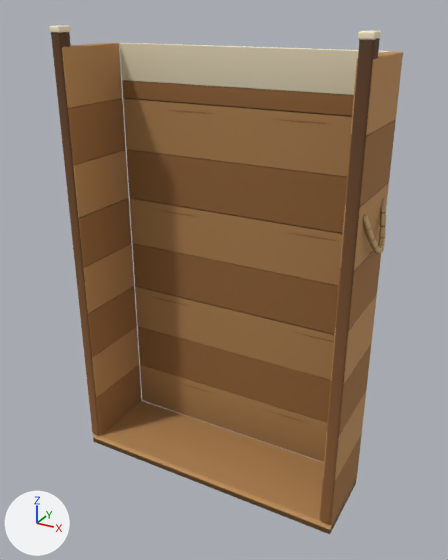
What one commit did to the glTF model play/labs/snack-drop/assets/models/containers/container_market.glb.
Both versions are drawn from a camera (50 mm lens) standing at (6.75, -11.97, 11.19) and looking at (0.13, 0.07, 5.17). The lights are fixed; the arrows at lower left show +X, +Y and +Z. The picture after the commit comes second. Where no turn or scale is listed for an object, it has been applied to the vertices. Vertices at exactly the same position are counted once.

The scene before the commit, as lines of its bpy script (objects in view):
```python
ob_back_liner = bpy.data.objects.new('Back liner', me_cube_001)
ob_back_liner.location = (0.0, 1.08, 0.65)
ob_continuous_floor = bpy.data.objects.new('Continuous floor', me_cube)
ob_continuous_floor.location = (0.0, 0.0, -0.15)
ob_flat_inner_wall = bpy.data.objects.new('Flat inner wall', me_cube_010)
ob_flat_inner_wall.location = (-3.45, 0.0, 0.65)
ob_flat_inner_wall_008 = bpy.data.objects.new('Flat inner wall.008', me_cube_030)
ob_flat_inner_wall_008.location = (3.45, 0.0, 0.65)
ob_rounded_exterior_stile = bpy.data.objects.new('Rounded exterior stile', me_cube_018)
ob_rounded_exterior_stile.location = (-3.46, -0.86, 5.41)
ob_rounded_exterior_stile_001 = bpy.data.objects.new('Rounded exterior stile.001', me_cube_038)
ob_rounded_exterior_stile_001.location = (3.46, -0.86, 5.41)
```
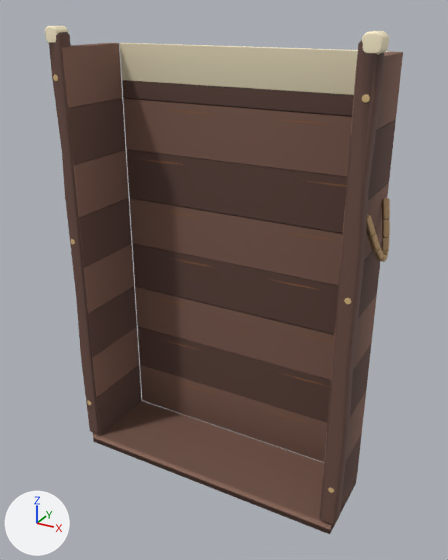
Pixel boxes [x1, y1, x2, y2] of what changed, in the pictures (448 x 560 px; the box of a moved part takes in the faces that stretch with it):
'Rounded exterior stile.001', reshaped, moved
    before: [321, 30, 387, 524]
    after: [320, 31, 390, 524]
'Rounded exterior stile', reshaped, moved (8% wider)
    before: [49, 25, 100, 435]
    after: [45, 26, 100, 434]
part 1 of me_cube_001, recoloured (darker)
    both: [122, 80, 354, 462]
part 2 of me_cube_001, recoloured (orange to brown)
    both: [123, 99, 352, 380]
part 3 of me_cube, recoloured
    both: [93, 433, 357, 534]
part 4 of me_cube, recoloured (darker)
    both: [99, 401, 331, 525]
part 5 of me_cube_010, recoloured
    both: [68, 43, 142, 436]
part 6 of me_cube_010, recoloured (orange to brown)
    both: [62, 43, 139, 397]
part 7 of me_cube_018, deleted (brown)
    before: [49, 25, 100, 435]
part 8 of me_cube_018, added (brown)
    after: [45, 26, 100, 434]
part 9 of me_cube_030, recoloured
    both: [319, 52, 400, 521]
part 10 of me_cube_030, recoloured
    both: [323, 51, 403, 477]
part 11 of me_cube_038, moved or reshaped
    before: [363, 214, 371, 230]
    after: [368, 233, 380, 251]
part 12 of me_cube_038, moved or reshaped
    before: [380, 198, 387, 213]
    after: [382, 219, 390, 238]
part 13 of me_cube_038, deleted (brown)
    before: [321, 30, 386, 524]
part 14 of me_cube_038, added (brown)
    after: [320, 31, 390, 524]

The change, as a list of edits to the scene's bpy script:
```text
Change me_cube_001:
    where me_cube_001.from_pydata(...)  # 260 vertices, 424 faces; spans x -3.3..3.3, y -0.08..0.08, z -0.65..9.75
    me_cube_001 part 1: 267 faces centred in x -3.3..3.3, y -0.08..0.08, z -0.64..8.88 are repainted in the vertex colours; the middle colour goes from brown #93683a to brown #61453c
    me_cube_001 part 2: 85 faces centred in x -3.3..3.3, y -0.08..0.08, z -0.65..8.44 are repainted in the vertex colours; the middle colour goes from orange #c29059 to brown #8a6657
Change me_cube:
    where me_cube.from_pydata(...)  # 8 vertices, 12 faces; spans x -3.59..3.59, y -1.0..1.0, z -0.15..0.15
    me_cube part 3: 10 faces centred in x -3.59..3.59, y -1.0..1.0, z -0.15..0.05 are repainted in the vertex colours; the middle colour goes from orange #c8955c to brown #8d695a
    me_cube part 4: 2 faces centred in x -1.2..1.2, y -0.33..0.33, z 0.15 are repainted in the vertex colours; the middle colour goes from brown #b08350 to brown #77584b
Change me_cube_010:
    where me_cube_010.from_pydata(...)  # 184 vertices, 352 faces; spans x -0.15..0.15, y -1.0..1.0, z -0.65..9.75
    me_cube_010 part 5: 256 faces centred in x -0.15..0.15, y -1.0..1.0, z -0.65..9.75 are repainted in the vertex colours; the middle colour goes from brown #926a3c to brown #5c4339
    me_cube_010 part 6: 96 faces centred in x -0.15..0.15, y -1.0..1.0, z 0.65..9.75 are repainted in the vertex colours; the middle colour goes from orange #c5935b to brown #896657
Change me_cube_018:
    remove me_cube_018.from_pydata(...)  # 352 vertices, 656 faces; spans x -0.41..0.16, y -0.19..1.55, z -5.41..5.43
    add me_cube_018.from_pydata(...)  # 436 vertices, 820 faces; spans x -3.97..-3.31, y -1.07..0.71, z 0.03..10.82
    me_cube_018 part 7: 10 loose pieces with 304 vertices, spanning x -0.41..0.16, y -0.19..1.41, z -5.41..5.43, are deleted
    me_cube_018 part 8: 388 vertices added at x -3.97..-3.31, y -1.07..0.71, z 0.03..10.82
    other edits to the shape of me_cube_018 do not show in these pictures
Change me_cube_030:
    where me_cube_030.from_pydata(...)  # 184 vertices, 352 faces; spans x -0.15..0.15, y -1.0..1.0, z -0.65..9.75
    me_cube_030 part 9: 259 faces centred in x -0.15..0.15, y -1.0..1.0, z -0.65..9.75 are repainted in the vertex colours; the middle colour goes from brown #936a3c to brown #5e443a
    me_cube_030 part 10: 93 faces centred in x -0.15..0.15, y -1.0..1.0, z 0.65..9.75 are repainted in the vertex colours; the middle colour goes from orange #c5925a to brown #8a6658
Change me_cube_038:
    remove me_cube_038.from_pydata(...)  # 352 vertices, 656 faces; spans x -0.16..0.41, y -0.19..1.55, z -5.41..5.43
    add me_cube_038.from_pydata(...)  # 436 vertices, 820 faces; spans x 3.31..3.97, y -1.07..0.71, z 0.03..10.82
    me_cube_038 part 11: the loose piece of 24 vertices spanning x 0.08..0.27, y 0.09..0.33, z 1.85..2.16 is multiplied about its middle by the matrix ((1.25, 0.0, -0.007), (0.0, 1.25, -0.015), (0.007, 0.015, 1.25)), then moved by (3.61, -0.67, 4.97)
    me_cube_038 part 12: the loose piece of 24 vertices spanning x 0.08..0.27, y 1.31..1.55, z 1.85..2.16 is multiplied about its middle by the matrix ((1.25, 0.0, -0.007), (0.0, 1.25, 0.015), (0.007, -0.015, 1.25)), then moved by (3.61, -1.05, 4.97)
    me_cube_038 part 13: 10 loose pieces with 304 vertices, spanning x -0.16..0.41, y -0.19..1.41, z -5.41..5.43, are deleted
    me_cube_038 part 14: 388 vertices added at x 3.31..3.97, y -1.07..0.71, z 0.03..10.82
Change ob_rounded_exterior_stile:
    ob_rounded_exterior_stile.location: (-3.46, -0.86, 5.41) -> (0.0, 0.0, 0.0)
Change ob_rounded_exterior_stile_001:
    ob_rounded_exterior_stile_001.location: (3.46, -0.86, 5.41) -> (0.0, 0.0, 0.0)
```
